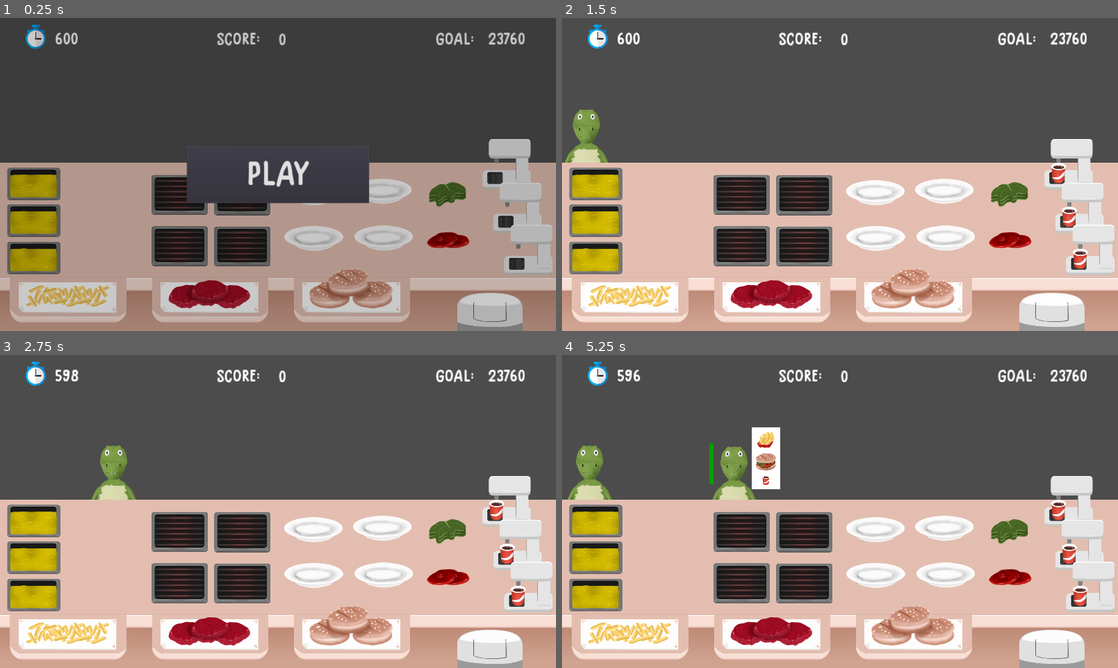
Above: before the commit, frames 1-4 (two rows, left to right).
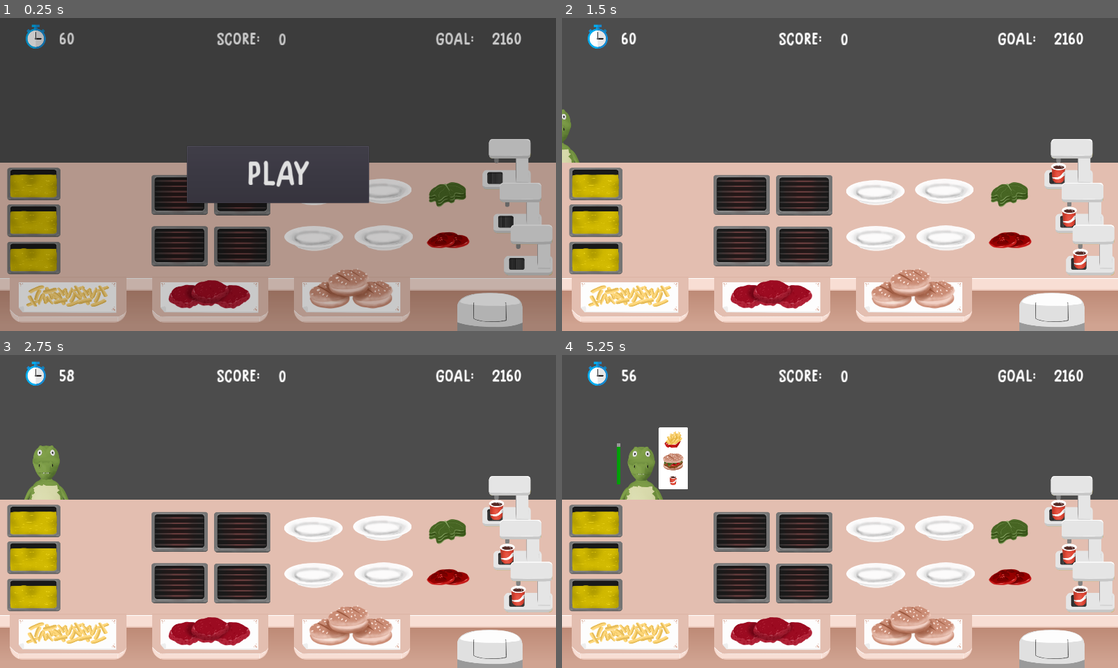
Above: after the commit, the same moments.

Repository: samuelpedrajas/MyVeganRestaurant
Game: Godot game, scene res://Scenes/Kitchen.tscn
Same seed, same stepped clock (60 frames per second), same inputs: the game is played once before the commit and once after it.
Inputs:
- Up to frame 1 (0.25 s): no input
- Up to frame 2 (1.5 s): click "PLAY" at 0.5 s
- Up to frame 3 (2.75 s): no input
- Up to frame 4 (5.25 s): tap Enter at 4.25 s

The runs differ from the first frame. In frame 1, 0.3% of the frame differs, in the area x 10-95%, y 4-9%; in frame 2, 1.2%; in frame 3, 1.9%; in frame 4, 4.9%, in the area x 1-95%, y 4-47%.

Commit message:
plate and client selection finished

Diff:
--- a/Scripts/ClientArea.gd
+++ b/Scripts/ClientArea.gd
@@ -14,14 +14,14 @@
 
 export(int) var seconds_gained_on_delivery = 200
 
-export(float) var max_time = 600
+export(float) var max_time = 60
 export(float) var max_arrival_time = 3.0
 export(float) var average_time_for_client = 3.0
 export(float) var average_reward_for_client = 120.0
 export(Array) var category_probabilities = [0.6, 0.8, 0.6]
 export(int) var max_orders = 4
 
-export(float) var patience = 60.0 * average_time_for_client
+export(float) var patience = 6.0 * average_time_for_client
 export(float) var base_variability = 0.5
 export(float) var added_variability = 2.0
 export(float) var added_variability_percentage = 0.4
@@ -356,6 +356,6 @@
 func _on_Timer_timeout():
 	current_time += 1
 	if int(current_time) in timeout_seconds:
-		print("TIMEOUT SECOND! %s" % [timeout_seconds])
+		print("TIMEOUT SECOND!")
 		new_client()
 	print("SECONDS: %s" % [current_time])
--- a/Scripts/Kitchen.gd
+++ b/Scripts/Kitchen.gd
@@ -39,8 +39,7 @@
 	)
 
 
-func _select_plate(item):
-	var menu = $Menu
+func _get_clients_sorted_by_patience():
 	var clients_info = []
 	for client in get_tree().get_nodes_in_group("Client"):
 		clients_info.append({
@@ -51,7 +50,13 @@
 	var clients = []
 	for client_info in clients_info:
 		clients.append(client_info['client'])
-
+	return clients
+
+
+func _select_plate(item):
+	var menu = $Menu
+
+	var clients = _get_clients_sorted_by_patience()
 	var plates = get_tree().get_nodes_in_group(item.get_destination())
 	var escenarios = {}
 	var created_dishes = []
@@ -109,6 +114,7 @@
 				new_escenarios[winner] = escenarios[winner]
 			escenarios = new_escenarios
 
+	print("POSSIBLE ASSIGNATIONS: %s" % [str(possible_assignations)])
 	for dish in created_dishes:
 		dish.free()
 
@@ -166,8 +172,7 @@
 
 
 func _select_client(dish):
-	# TODO: Complete
-	var clients = get_tree().get_nodes_in_group("Client")
+	var clients = _get_clients_sorted_by_patience()
 	for client in clients:
 		if client.accepts_dish(dish):
 			return client
